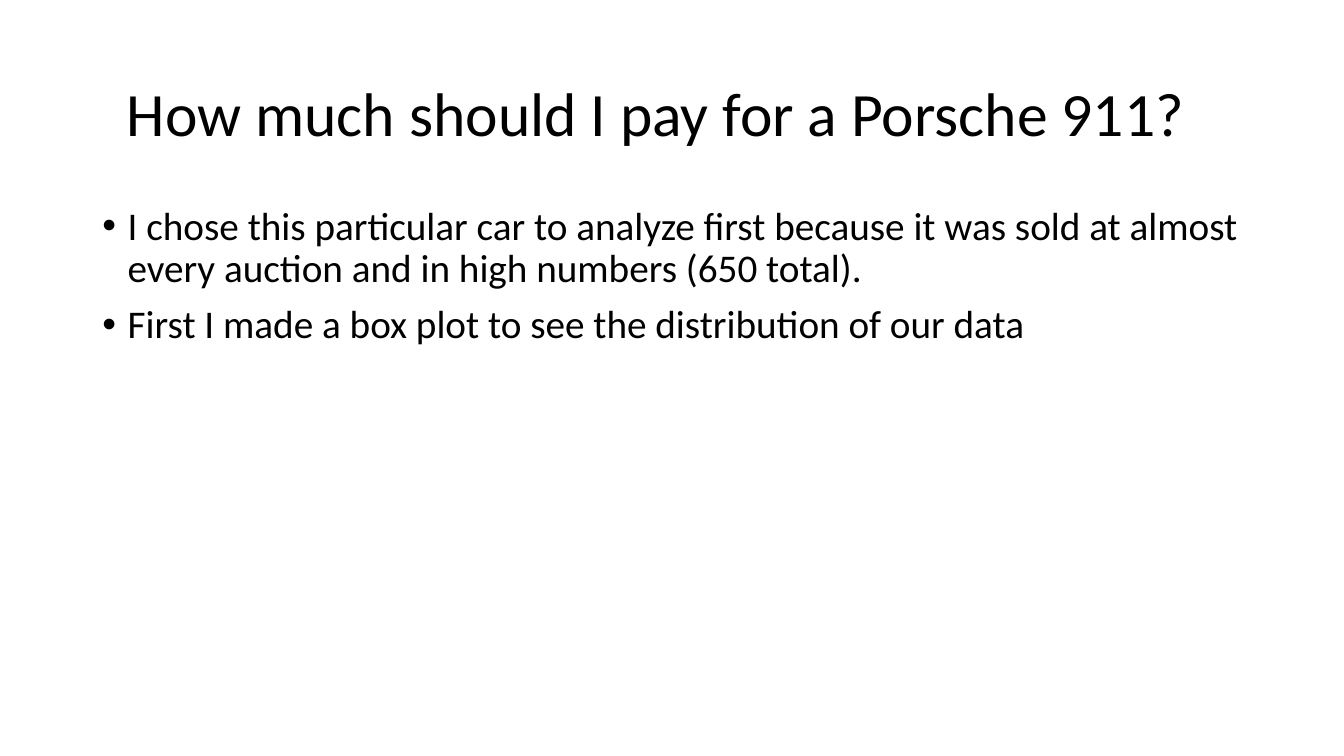
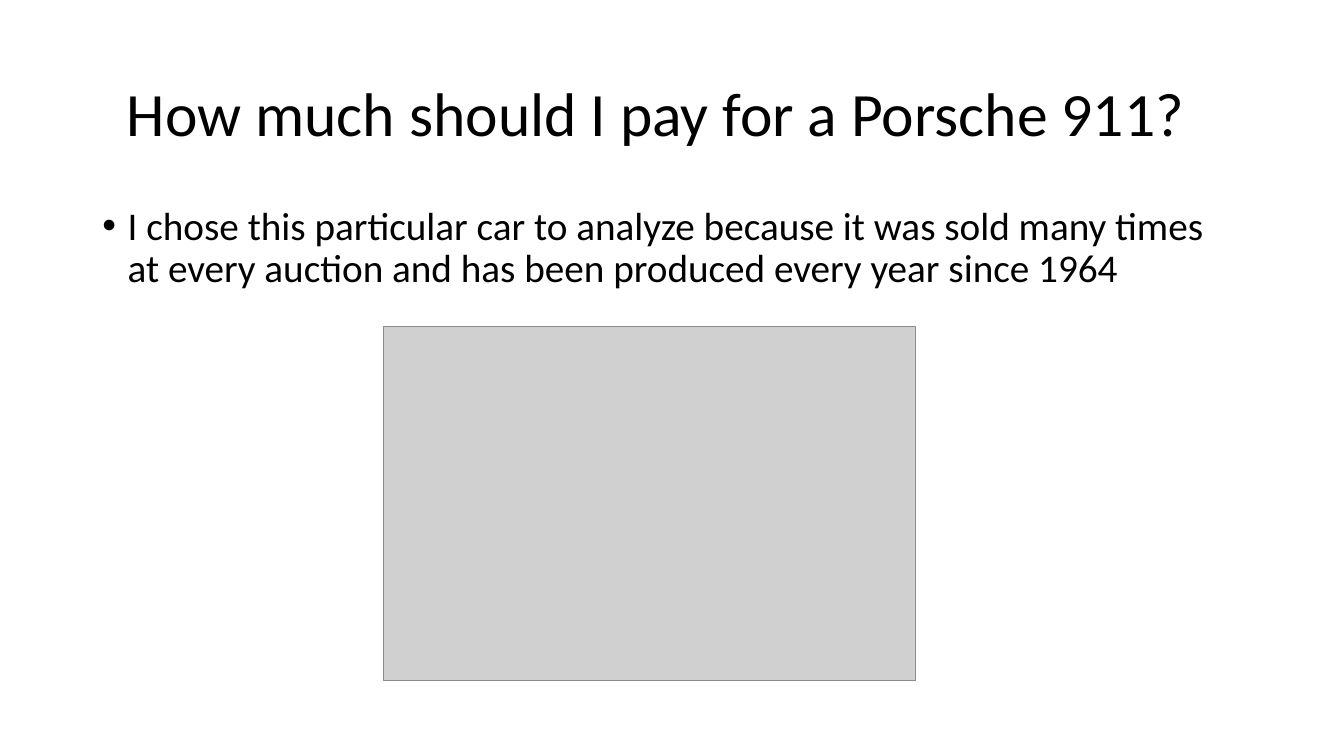
Before and after one commit to tonypennoyer/python_project, a slide deck: slide 6 of Tony_Pennoyer_Python_Proj_Presentation.pptx. Drawn at 1344x756 pixels with LibreOffice and Linux fonts; fonts in the diff are those of the drawing; grey boxes stand for pictures. Boxes give left, top, right and bottom in pixels: in the first picture for what was removed or moved away, otherwise in the second. Text is boxed around its words. In the diff, an @@ line names an element or a change of style, - is before the commit and + after.

```diff
--- a/Tony_Pennoyer_Python_Proj_Presentation.pptx
+++ b/Tony_Pennoyer_Python_Proj_Presentation.pptx
@@ text at (128, 212, 1203, 289): text changed @@
-• I chose this particular car to analyze first because it was sold at almost every auction and in high numbers (650 total).
-• First I made a box plot to see the distribution of our data
+• I chose this particular car to analyze because it was sold many times at every auction and has been produced every year since 1964
@@ picture added at (384, 327, 915, 681) @@
```
Also in this commit, not shown: 10 other slides changed.
